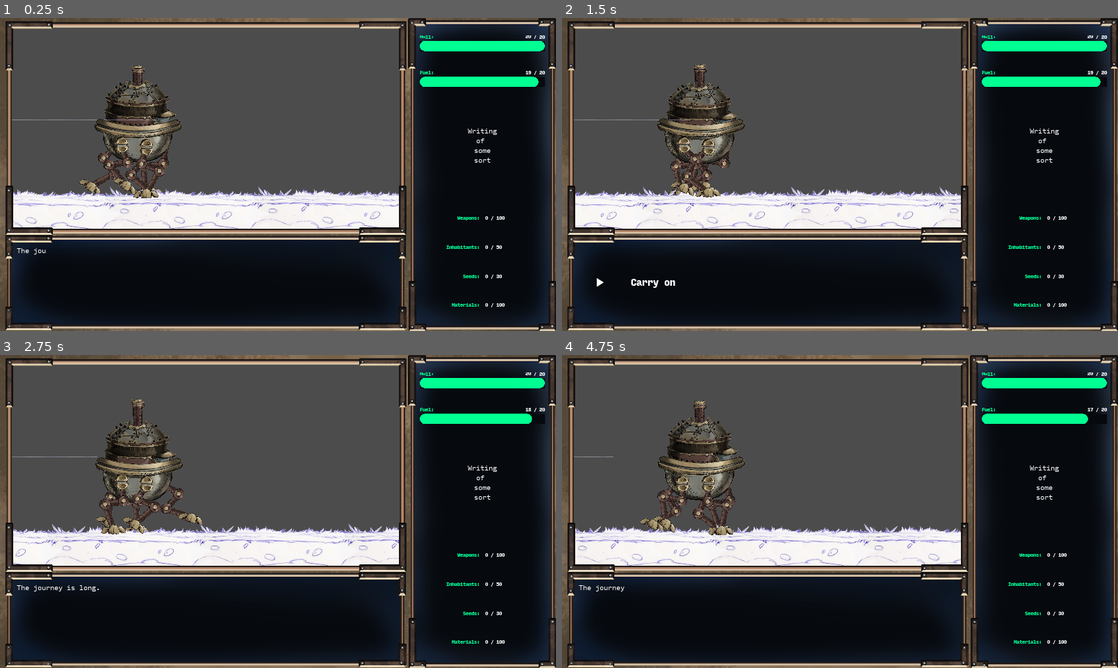
Above: before the commit, frames 1-4 (two rows, left to right).
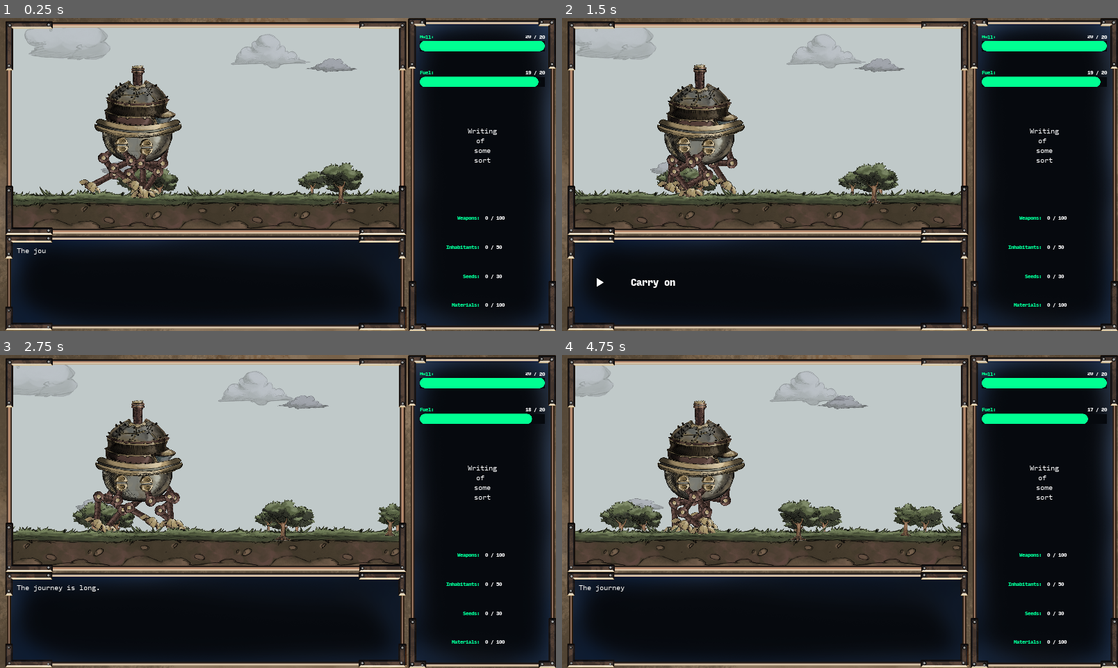
Above: after the commit, the same moments.

Repository: silverweed/ggj20
Game: Godot game, scene res://levels/Level.tscn
Same seed, same stepped clock (60 frames per second), same inputs: the game is played once before the commit and once after it.
Inputs:
- Up to frame 1 (0.25 s): no input
- Up to frame 2 (1.5 s): hold Up (ui_up) 0.53-1.28 s; hold Z (advance_text) 0.53-1.28 s; hold Down (ui_down) from 1.28 s (still down); tap Z (advance_text) at 1.35 s
- Up to frame 3 (2.75 s): release Down (ui_down) at 2.03 s; hold Up (ui_up) from 2.03 s (still down); hold Z (advance_text) from 2.03 s (still down)
- Up to frame 4 (4.75 s): release Z (advance_text) at 2.78 s; tap Z (advance_text) at 2.85, 4.35 s; release Up (ui_up) at 3.53 s; hold Z (advance_text) 3.53-4.28 s; hold Down (ui_down) from 3.53 s (still down)

The runs differ from the first frame. In frame 1, 41% of the frame differs, in the area x 2-72%, y 3-68%; in frame 2, 42%; in frame 3, 42%; in frame 4, 42%.

Commit message:
start adding background

Diff:
--- a/GameManager.gd
+++ b/GameManager.gd
@@ -68,4 +68,5 @@
 
 
 func gameover():
+	get_tree().paused = true
 	emit_signal("gameover")
--- a/Globals.gd
+++ b/Globals.gd
@@ -17,6 +17,7 @@
 
 var events: EventsDB
 var game_mgr: GameManager
+var screenshake_sys: ScreenShakeSystem
 
 func _ready():
 	events = EventsDB.new()
@@ -24,6 +25,7 @@
 
 
 func restart():
+	get_tree().paused = false
 	stats_cur.clear()
 	for key in stats_max:
 		if key == "fuel" or key == "hull":
@@ -33,7 +35,6 @@
 
 
 func add_stat(name: String, value: int):
-	print("add_Stat(", name, ", ", value, ")")
 	set_stat(name, get_stat(name) + value)
 
 
@@ -103,6 +104,12 @@
 func apply_stat_changes(event: EventTypes.Event):
 	for change in event.stat_changes:
 		var percent = EventParser.compute_chance_expr(change.chance_expr, stats_cur)
-		print("% = ", percent)
 		if rand_range(0, 100) < percent:
 			add_stat(change.stat_name, change.change)
+
+
+func do_screenshake():
+	if !screenshake_sys:
+		return
+
+	screenshake_sys.screenshake(10.0, 0.3, false, true)
--- /dev/null
+++ b/ScreenShakeSystem.gd
@@ -0,0 +1,68 @@
+class_name ScreenShakeSystem
+extends Node
+
+export (NodePath) var camera_path
+
+const SHAKE_X = 1
+const SHAKE_Y = 1 << 1
+
+var noise : OpenSimplexNoise
+var camera : Camera2D
+
+var shake_t = 0
+var shake_duration = 0
+var shake_strength = 1
+var flags = 0
+
+func _ready():
+	noise = OpenSimplexNoise.new()
+	noise.seed = randi()
+	noise.octaves = 4
+	noise.period = 20
+	noise.persistence = 08
+	camera = get_node(camera_path)
+	assert(camera)
+	$"/root/Globals".screenshake_sys = self
+
+
+func _exit_tree():
+	$"/root/Globals".screenshake_sys = null
+
+
+func _process(delta):
+	if shake_duration == 0:
+		set_process(false)
+		return
+
+	if shake_t < shake_duration:
+		shake_t += delta
+		if shake_t > shake_duration:
+			camera.offset = Vector2()
+			set_process(false)
+			return
+
+	var strength = lerp(shake_strength, 0, shake_t / shake_duration)
+
+	var x = noise.get_noise_2d(camera.offset.x + 1, camera.offset.y + 1)
+	var y = noise.get_noise_2d(camera.offset.y + 1, camera.offset.x + 1)
+	if flags & SHAKE_X:
+		camera.offset.x = strength * x
+	if flags & SHAKE_Y:
+		camera.offset.y = strength * y
+
+
+
+func screenshake(strength : float, duration : float,
+				enable_x = true, enable_y = true,
+				starting_x_off = 0, starting_y_off = 0):
+	shake_t = 0
+	shake_duration = duration
+	shake_strength = strength
+	flags = 0
+	if enable_x:
+		flags |= SHAKE_X
+		camera.offset.x = starting_x_off
+	if enable_y:
+		flags |= SHAKE_Y
+		camera.offset.y = starting_y_off
+	set_process(true)
--- a/events/EventsDB.gd
+++ b/events/EventsDB.gd
@@ -18,7 +18,7 @@
 	f.open(fname, File.READ)
 	events = EventParser.parse_all_events(f)
 	f.close()
-	debug_print_events(events)
+#	debug_print_events(events)
 
 
 
--- /dev/null
+++ b/levels/Clouds.gd
@@ -0,0 +1,49 @@
+extends Node2D
+
+const CloudTextures = [
+	preload("res://assets/T_env_cloud_1.png"),
+	preload("res://assets/T_env_cloud_2.png"),
+	preload("res://assets/T_env_cloud_3.png"),
+	preload("res://assets/T_env_cloud_4.png"),
+	preload("res://assets/T_env_cloud_5.png")
+]
+
+const MAX_SPAWN_X = 3000
+const DESPAWN_X = 1500
+const N_CLOUDS = 12
+
+var clouds = []
+var velocities = []
+
+func _ready():
+	for i in range(N_CLOUDS):
+		spawn_cloud_at_random_pos()
+
+
+func _process(delta):
+	for i in range(clouds.size()):
+		clouds[i].position.x += velocities[i] * delta
+		if clouds[i].position.x < -DESPAWN_X:
+			clouds[i].position.x = rand_range(MAX_SPAWN_X, MAX_SPAWN_X * 4)
+
+
+func spawn_cloud_at_random_pos():
+	var x = rand_range(0, MAX_SPAWN_X * 4)
+	var y = rand_range(-700, 400)
+	var cloud = Sprite.new()
+	var sx = rand_range(1, 3)
+	var sy = sx * rand_range(0.8, 1.3)
+
+	cloud.texture = CloudTextures[randi() % len(CloudTextures)]
+	cloud.position = Vector2(x, y)
+	cloud.scale = Vector2(sx, sy)
+	cloud.modulate = calc_fade_color()
+
+	clouds.append(cloud)
+	velocities.append(-rand_range(30, 100))
+	add_child(cloud)
+
+
+func calc_fade_color() -> Color:
+	var a = lerp(0.6, 1, 1.0 * clouds.size() / N_CLOUDS)
+	return Color(a, a, min(1, a*1.1), rand_range(0.2, 0.6))
--- /dev/null
+++ b/levels/GroundProps.gd
@@ -0,0 +1,51 @@
+extends Node2D
+
+const TreeTextures = [
+	preload("res://assets/T_env_tree_1.png"),
+	preload("res://assets/T_env_tree_2.png"),
+	preload("res://assets/T_env_tree_3.png"),
+]
+
+const MAX_SPAWN_X = 3000
+const DESPAWN_X = 1500
+const N_TREES = 12
+
+export var speed_bg = 100
+export var speed_fg = 120
+
+var trees = []
+var velocities = []
+
+func _ready():
+#	Engine.time_scale = 10
+	for i in range(N_TREES):
+		spawn_tree_at_random_pos()
+
+
+func _process(delta):
+	for i in range(trees.size()):
+		var tree = trees[i]
+		tree.position.x += velocities[i] * delta
+		if tree.position.x < -DESPAWN_X:
+			tree.position.x = rand_range(MAX_SPAWN_X, MAX_SPAWN_X * 4)
+			tree.z_index = 50 * (randi() % 2 - 1)
+			velocities[i] = -speed_bg if tree.z_index < 0 else -speed_fg
+
+
+func spawn_tree_at_random_pos():
+	var x = rand_range(0, MAX_SPAWN_X * 1.5)
+	var y = rand_range(-5, 5)
+	var tree = Sprite.new()
+	var sx = rand_range(0.8, 1.3)
+	var sy = sx
+
+	tree.texture = TreeTextures[randi() % len(TreeTextures)]
+	tree.position = Vector2(x, y)
+	tree.scale = Vector2(sx, sy)
+	tree.z_index = 800 * (2 * (randi() % 2) - 1)
+	if tree.z_index >= 0:
+		tree.position.y -= 10
+
+	trees.append(tree)
+	velocities.append(-speed_bg if tree.z_index < 0 else -speed_fg)
+	add_child(tree)
--- a/levels/Level.tscn
+++ b/levels/Level.tscn
@@ -22,5 +22,3 @@
 
 [node name="WorldLevel" parent="." instance=ExtResource( 3 )]
 position = Vector2( -2767.86, 330.172 )
-
-[node name="CanvasLayer2" type="CanvasLayer" parent="."]
--- /dev/null
+++ b/levels/WorldLevel.gd
@@ -0,0 +1,11 @@
+extends Node2D
+
+
+func _ready():
+	var gm = get_tree().get_nodes_in_group("game_mgr")
+	if len(gm) > 0:
+		gm[0].connect("gameover", self, "on_gameover")
+
+
+func on_gameover():
+	get_tree().paused = true
--- a/levels/WorldLevel.tscn
+++ b/levels/WorldLevel.tscn
@@ -1,16 +1,33 @@
-[gd_scene load_steps=3 format=2]
+[gd_scene load_steps=8 format=2]
 
 [ext_resource path="res://player/Body.tscn" type="PackedScene" id=1]
 [ext_resource path="res://levels/TilingGround.tscn" type="PackedScene" id=2]
+[ext_resource path="res://ScreenShakeSystem.gd" type="Script" id=3]
+[ext_resource path="res://levels/Clouds.gd" type="Script" id=4]
+[ext_resource path="res://levels/GroundProps.gd" type="Script" id=5]
+
+[sub_resource type="Gradient" id=1]
+offsets = PoolRealArray( 0.235955 )
+colors = PoolColorArray( 0.756863, 0.796078, 0.796078, 1 )
+
+[sub_resource type="GradientTexture" id=2]
+gradient = SubResource( 1 )
+width = 100
 
 [node name="WorldLevel" type="Node2D"]
 position = Vector2( -41.7842, 196.541 )
+
+[node name="Sprite" type="Sprite" parent="."]
+position = Vector2( 825.377, 255.386 )
+scale = Vector2( 66.5075, 3675.4 )
+z_index = -1000
+texture = SubResource( 2 )
 
 [node name="Body" parent="." instance=ExtResource( 1 )]
 position = Vector2( 588.349, -72.1056 )
 
 [node name="TilingGround" parent="." instance=ExtResource( 2 )]
-position = Vector2( -1315.03, 0.142639 )
+position = Vector2( -1316.58, -1.40497 )
 scale = Vector2( 2, 2 )
 speed = 80.0
 
@@ -18,3 +35,18 @@
 position = Vector2( 1539.74, 377.054 )
 current = true
 zoom = Vector2( 2, 2 )
+
+[node name="ScreenShakeSystem" type="Node" parent="."]
+script = ExtResource( 3 )
+camera_path = NodePath("../Camera2D")
+
+[node name="Clouds" type="Node2D" parent="."]
+z_index = -999
+script = ExtResource( 4 )
+
+[node name="Trees" type="Node2D" parent="."]
+position = Vector2( 0, 442.657 )
+z_as_relative = false
+script = ExtResource( 5 )
+speed_bg = 120
+speed_fg = 160
--- a/player/Body.gd
+++ b/player/Body.gd
@@ -1,17 +1,27 @@
 extends Node2D
 
-
-# Declare member variables here. Examples:
-# var a = 2
-# var b = "text"
-
+onready var globals = $"/root/Globals"
+onready var anim_player = $AnimationPlayer
+onready var legs = [
+	$IK_leg1,
+	$IK_leg2,
+	$IK_leg3,
+	$IK_leg4,
+	$IK_leg5
+]
 
 # Called when the node enters the scene tree for the first time.
 func _ready():
-	$AnimationPlayer.play("Idle_1")
-	pass # Replace with function body.
+	anim_player.play("Idle_1")
+	globals.connect("stat_changed", self, "on_stat_changed")
 
 
-# Called every frame. 'delta' is the elapsed time since the previous frame.
-#func _process(delta):
-#	pass
+func on_stat_changed(name: String, value: int):
+	if name != "fuel":
+		return
+
+	var ratio = float(globals.get_stat("fuel")) / globals.get_stat_max("fuel")
+	var speed = lerp(0.4, 1.5, ratio)
+	anim_player.playback_speed = speed
+	for leg in legs:
+		leg.get_node("AnimationPlayer").playback_speed = speed
--- a/player/IK_leg.gd
+++ b/player/IK_leg.gd
@@ -1,10 +1,7 @@
 extends Node2D
 
 
-# Declare member variables here. Examples:
-# var a = 2
-# var b = "text"
-onready var Hand_location = $"./Joint1/Joint2/Hand"
+onready var globals = $"/root/Globals"
 onready var target = $"target"
 onready var base = $Leg_base
 
@@ -17,3 +14,7 @@
 	base.local_scale = scale.x
 	$AnimationPlayer.play("walk_1")
 	$AnimationPlayer.seek(animation_offset)
+
+
+func screenshake():
+	globals.do_screenshake()
--- a/player/IK_leg.tscn
+++ b/player/IK_leg.tscn
@@ -35,6 +35,20 @@
 "update": 0,
 "values": [ 0.0, 34.7, -8.7, 0.0 ]
 }
+tracks/2/type = "method"
+tracks/2/path = NodePath(".")
+tracks/2/interp = 1
+tracks/2/loop_wrap = true
+tracks/2/imported = false
+tracks/2/enabled = true
+tracks/2/keys = {
+"times": PoolRealArray( 4.7 ),
+"transitions": PoolRealArray( 1 ),
+"values": [ {
+"args": [  ],
+"method": "screenshake"
+} ]
+}
 
 [node name="IK_leg" type="Node2D"]
 script = ExtResource( 6 )
@@ -43,8 +57,7 @@
 }
 
 [node name="target" type="Sprite" parent="."]
-position = Vector2( 228, 333.2 )
-rotation = 0.603329
+position = Vector2( 224.2, 409.2 )
 z_index = 1
 texture = ExtResource( 1 )
 
--- a/project.godot
+++ b/project.godot
@@ -43,6 +43,11 @@
 "class": "GameManager",
 "language": "GDScript",
 "path": "res://GameManager.gd"
+}, {
+"base": "Node",
+"class": "ScreenShakeSystem",
+"language": "GDScript",
+"path": "res://ScreenShakeSystem.gd"
 } ]
 _global_script_class_icons={
 "ChoiceContainer": "",
@@ -51,7 +56,8 @@
 "EventTypes": "",
 "EventUI": "",
 "EventsDB": "",
-"GameManager": ""
+"GameManager": "",
+"ScreenShakeSystem": ""
 }
 
 [application]
--- a/ui/GameOverPanel.tscn
+++ b/ui/GameOverPanel.tscn
@@ -4,6 +4,7 @@
 [ext_resource path="res://ui/GameOverPanel.gd" type="Script" id=2]
 
 [node name="GameOverPanel" type="Panel"]
+pause_mode = 2
 anchor_left = 0.304
 anchor_top = 0.285
 anchor_right = 0.695
--- a/ui/HUD.tscn
+++ b/ui/HUD.tscn
@@ -6,6 +6,7 @@
 [ext_resource path="res://ui/textures/UI_bg.png" type="Texture" id=4]
 
 [node name="HUD" type="Control"]
+pause_mode = 2
 anchor_right = 1.0
 anchor_bottom = 1.0
 margin_top = -0.584778
Binary file added: assets/T_env_bush_1.png
Not shown, added: assets/T_env_bush_1.png.import
Binary file added: assets/T_env_bush_2.png
Not shown, added: assets/T_env_bush_2.png.import
Binary file added: assets/T_env_bush_3.png
Not shown, added: assets/T_env_bush_3.png.import
Binary file added: assets/T_env_bush_4.png
Not shown, added: assets/T_env_bush_4.png.import
Binary file added: assets/T_env_cloud_1.png
Not shown, added: assets/T_env_cloud_1.png.import
Binary file added: assets/T_env_cloud_2.png
Not shown, added: assets/T_env_cloud_2.png.import
(and 13 more such lines)
